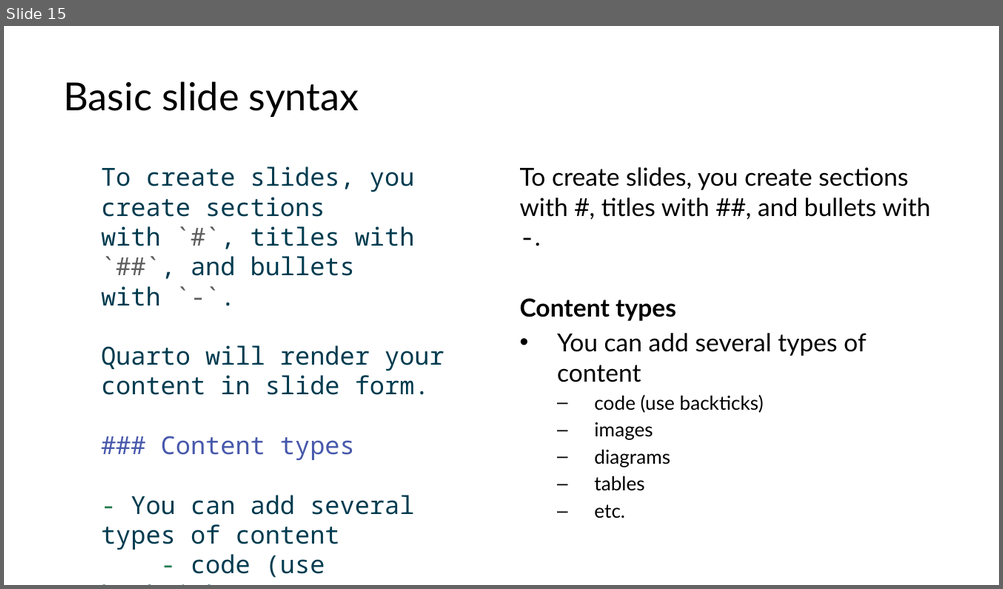
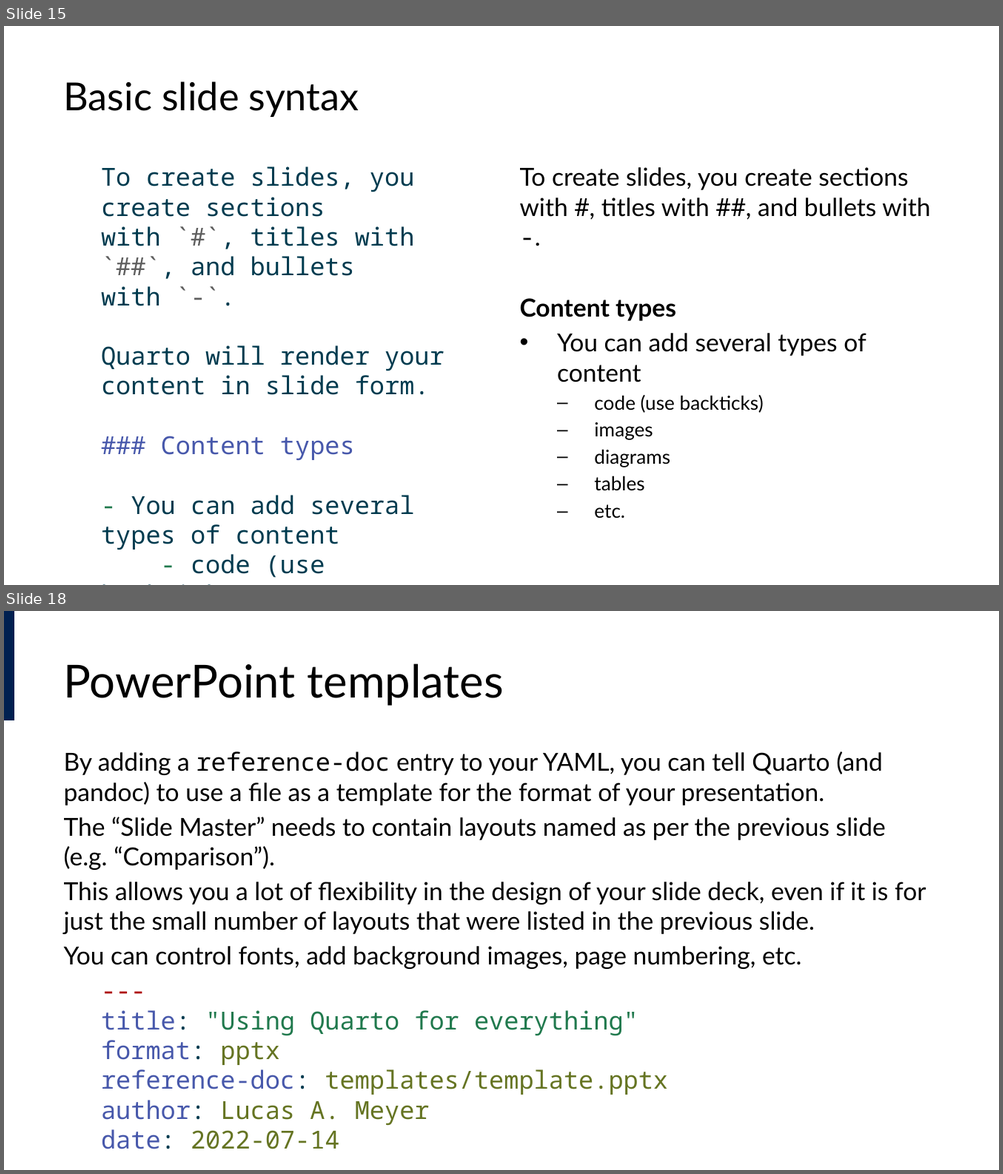
Before and after one commit to lucas-a-meyer/using-quarto, a slide deck: docs/presentation-orig.pptx. Shown one above the other, each under a label of ours: slide 15 before the commit, slides 15 and 18 after it; the slides between them are not shown. The pictures are 1003x589 and 1003x1174 pixels, drawn with LibreOffice and Linux fonts; fonts in the diff are those of the drawing. Boxes give left, top, right and bottom in pixels: in the first picture for what was removed or moved away, otherwise in the second. Text is boxed around its words. In the diff, an @@ line names an element or a change of style, - is before the commit and + after.

```diff
--- a/docs/presentation-orig.pptx
+++ b/docs/presentation-orig.pptx
@@ slide 18 added at [4,611,999,1170], background #FFFFFF @@
@@ rectangle added at [4,611,14,721], fill #002050 @@
@@ title added at [64,664,504,706], 33 pt, text #000000 @@
+PowerPoint templates
@@ text added at [64,752,926,1126], 18 pt, text #000000 @@
+By adding a reference-doc entry to your YAML, you can tell Quarto (and pandoc) to use a file as a template for the format of your presentation.
+The “Slide Master” needs to contain layouts named as per the previous slide (e.g. “Comparison”).
+This allows you a lot of flexibility in the design of your slide deck, even if it is for just the small number of layouts that were listed in the previous slide.
+You can control fonts, add background images, page numbering, etc.
+---
+title: "Using Quarto for everything"
+format: pptx
+reference-doc: templates/template.pptx
+author: Lucas A. Meyer
+date: 2022-07-14
+---
```
Also in this commit, not shown: 1 slide changed, 2 other slides added, 44 other files.
